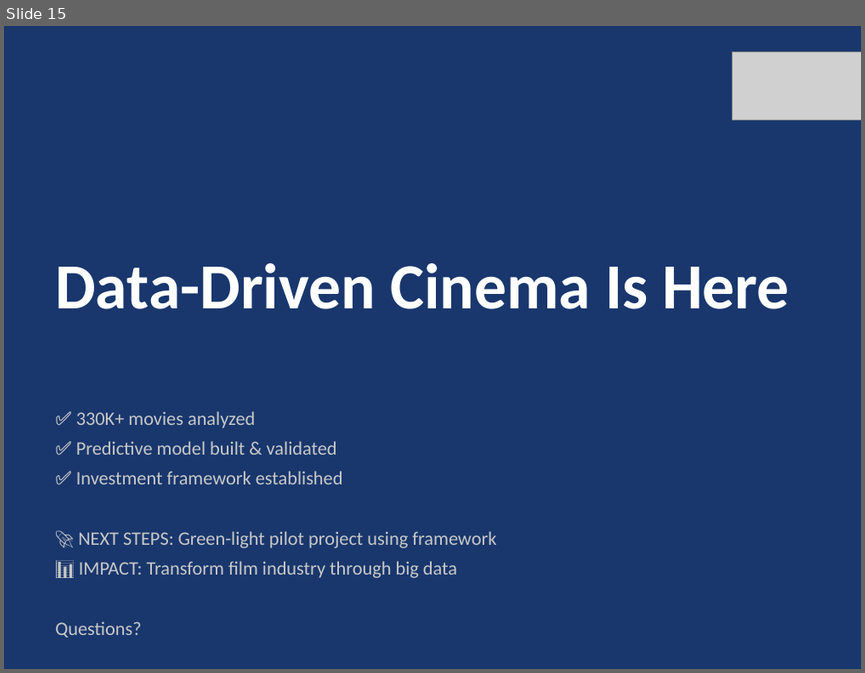
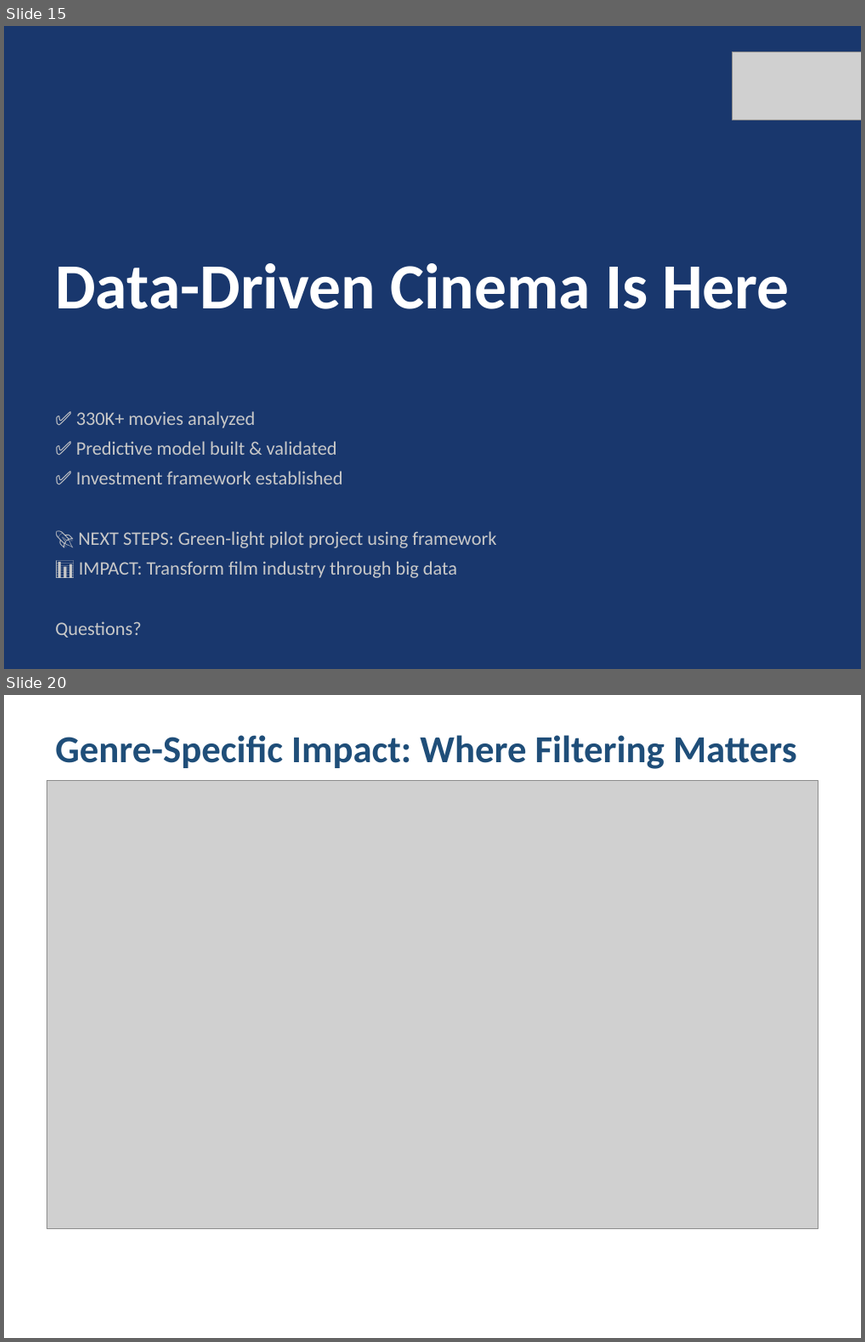
Before and after one commit to horacefonseca/bigdata_imdb_businesscase, a slide deck: presentation/IMDb_Business_Case_Presentation.pptx. Shown one above the other, each under a label of ours: slide 15 before the commit, slides 15 and 20 after it; the slides between them are not shown. The pictures are 865x673 and 865x1342 pixels, drawn with LibreOffice and Linux fonts; fonts in the diff are those of the drawing; grey boxes stand for pictures. Boxes give left, top, right and bottom in pixels: in the first picture for what was removed or moved away, otherwise in the second. Text is boxed around its words. In the diff, an @@ line names an element or a change of style, - is before the commit and + after.

```diff
--- a/presentation/IMDb_Business_Case_Presentation.pptx
+++ b/presentation/IMDb_Business_Case_Presentation.pptx
@@ slide 20 added at [4, 695, 861, 1338], background #FFFFFF @@
@@ text added at [55, 735, 797, 781], 32 pt, text #1F4E79, bold @@
+Genre-Specific Impact: Where Filtering Matters Most
@@ picture added at [46, 781, 818, 1228] @@
```
Also in this commit, not shown: 19 other slides added, 38 other files.
